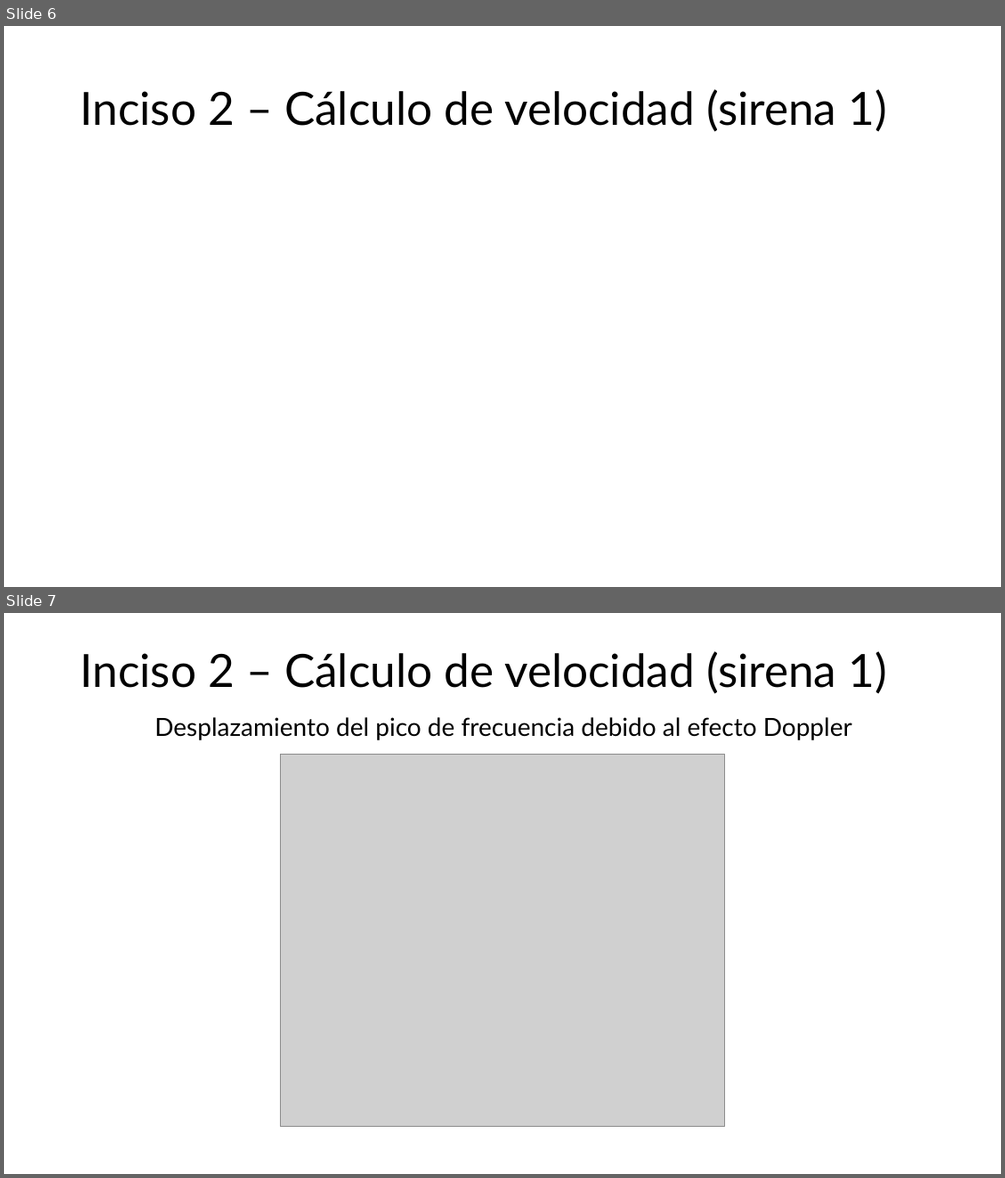
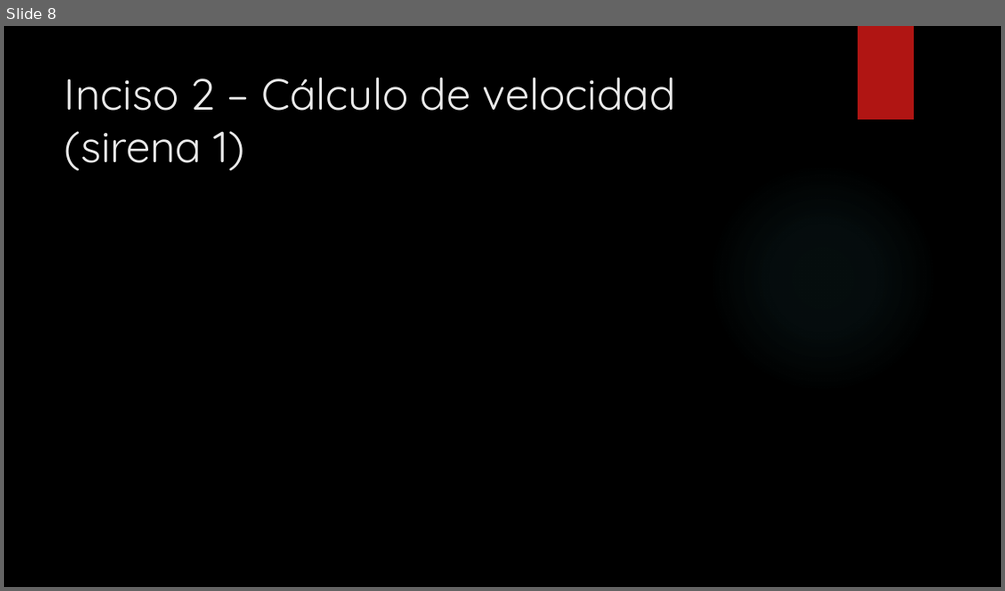
Before and after one commit to pabloDLQ/tp1-analisis-numerico, a slide deck: Presentación/Propuesta TP1 Análisis Numérico.pptx. Shown one above the other, each under a label of ours: slides 6 and 7 before the commit, slide 8 after it. The pictures are 1005x1178 and 1005x591 pixels, drawn with LibreOffice and Linux fonts; fonts in the diff are those of the drawing; grey boxes stand for pictures; background and template pictures are left out. Boxes give left, top, right and bottom in pixels: in the first picture for what was removed or moved away, otherwise in the second. Text is boxed around its words. In the diff, an @@ line names an element or a change of style, - is before the commit and + after.

Commit message:
Add FFT images, PDFs; remove analizar_item2.py
Replace original siren images with FFT versions, add deliverable and presentation PDFs, and update presentation assets. Changes include: modified Entregable.docx and added Entregable.pdf; removed Imagenes/Sirena1_Original.png and Imagenes/Sirena2_Original.png and added Sirena1_Originalfft.png and Sirena2_Originalfft.png; added Presentación/Guion.docx and Presentación/Guion.pdf; updated Presentación/Propuesta TP1 Análisis Numérico.pptx; and deleted src/analizar_item2.py (obsolete analysis script).

```diff
--- a/Presentación/Propuesta TP1 Análisis Numérico.pptx
+++ b/Presentación/Propuesta TP1 Análisis Numérico.pptx
@@ slide 7 removed at <box>4,613,1001,1174</box>, background #FFFFFF @@
@@ title removed at <box>80,651,887,740</box> @@
-Inciso 2 – Cálculo de velocidad (sirena 1)
-Desplazamiento del pico de frecuencia debido al efecto Doppler
@@ picture removed at <box>280,755,725,1126</box> @@
@@ what was slide 6 is now slide 8 @@
@@ slide 8 changed as well @@
@@ background #FFFFFF to picture (left out) @@
@@ rectangle added at <box>858,26,914,119</box>, fill #B01513 @@
@@ title "Inciso 2 – Cálculo de ...": place and size @@
-title "Inciso 2 – Cálculo de ..." at <box>80,89,887,132</box>
+title "Inciso 2 – Cálculo de ..." at <box>65,77,676,171</box>
@@ title "Inciso 2 – Cálculo de ..." at <box>65,77,676,171</box>: size 44 to 42 pt, font Lato to Quicksand, text colour #000000 to #EBEBEB; line spacing 0.9 to 1; vertical alignment middle to top @@
@@ ellipse added at <box>708,163,938,394</box>, fill gradient #50B9C1 @@
```
Also in this commit, not shown: 6 other slides changed, 7 slides added, 5 other slides removed, 9 other files.
